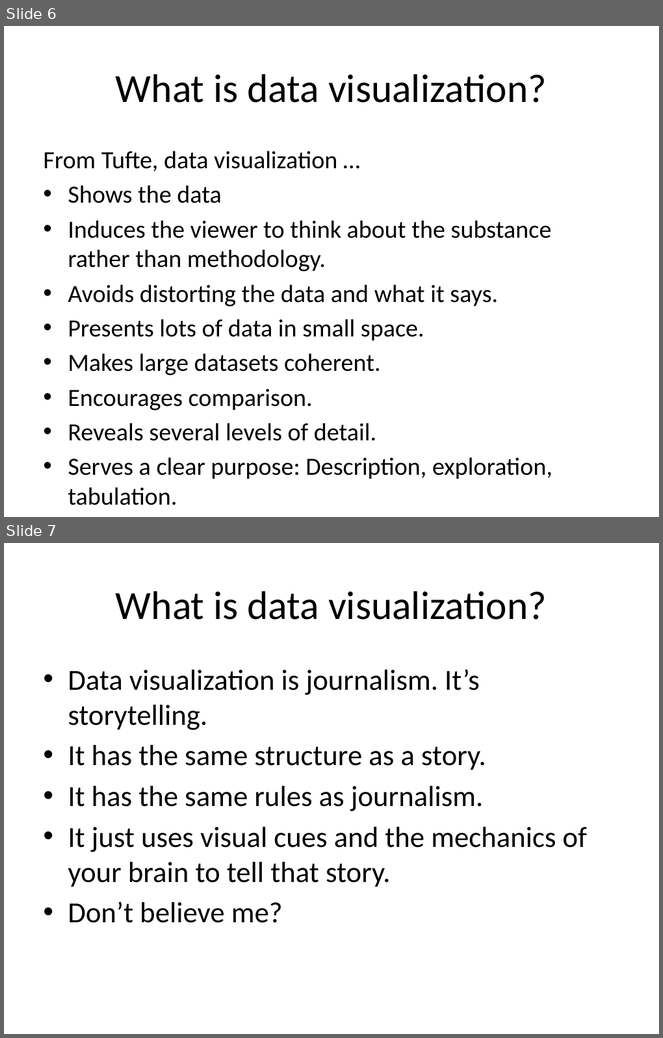
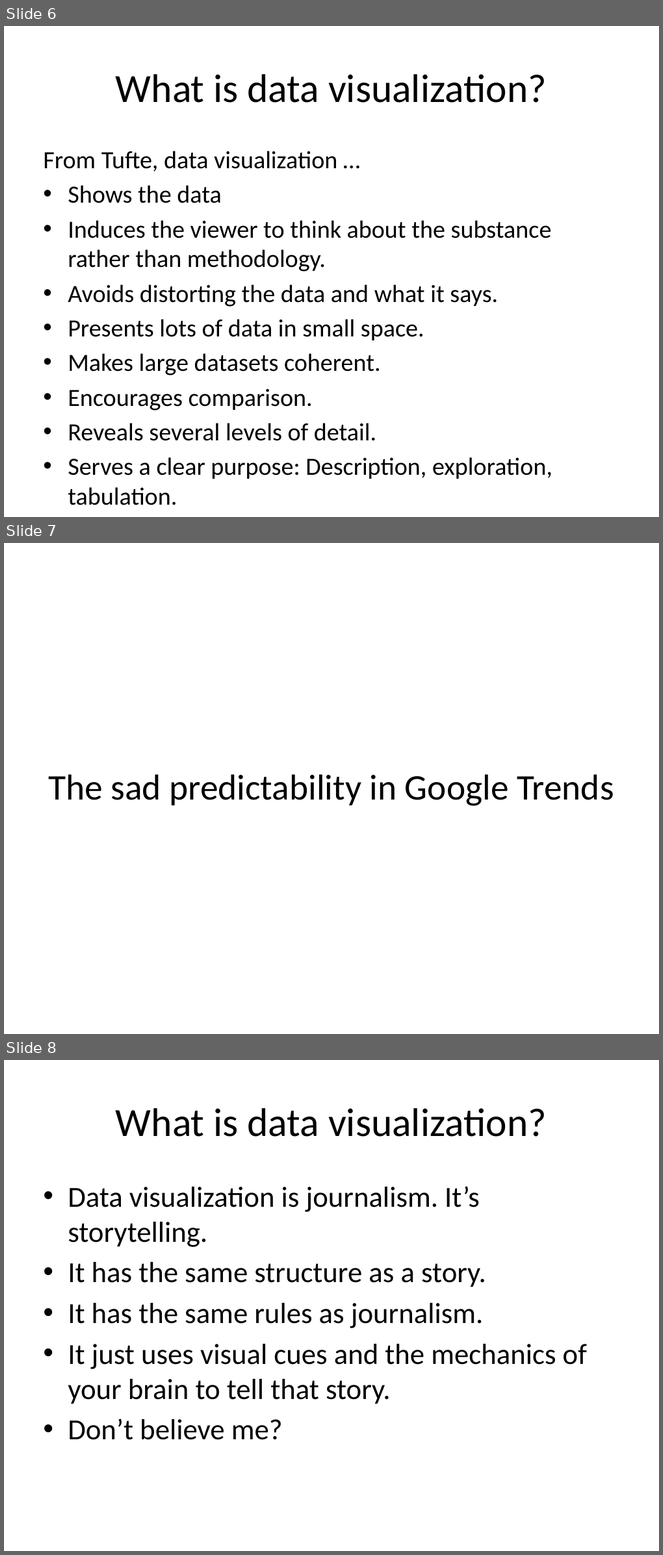
Before and after one commit to mattwaite/JOUR491-Data-Visualization, a slide deck: Lectures/Class2_WhatIsDataViz.pptx. Shown one above the other, each under a label of ours: slides 6 and 7 before the commit, slides 6, 7 and 8 after it. The pictures are 663x1038 and 663x1555 pixels, drawn with LibreOffice and Linux fonts; fonts in the diff are those of the drawing. Boxes give left, top, right and bottom in pixels: in the first picture for what was removed or moved away, otherwise in the second. Text is boxed around its words. In the diff, an @@ line names an element or a change of style, - is before the commit and + after.

```diff
--- a/Lectures/Class2_WhatIsDataViz.pptx
+++ b/Lectures/Class2_WhatIsDataViz.pptx
@@ slide 7 added at (x1=4, y1=543, x2=659, y2=1034), background #FFFFFF @@
@@ title added at (x1=48, y1=774, x2=614, y2=806), 39.6 pt, text #000000 @@
+The sad predictability in Google Trends
@@ what was slide 7 is now slide 8 @@
```
Also in this commit, not shown: 1 slide changed, 3 other files.
